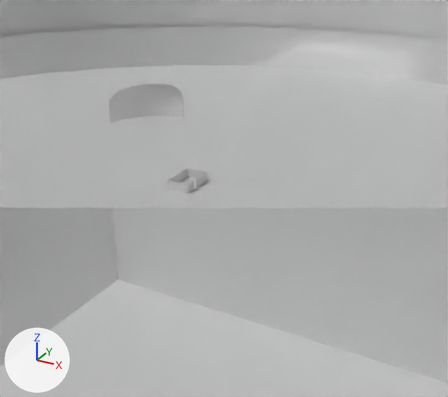
Two versions of the Blender file src/Model/environment/environment.blend, one commit apart.
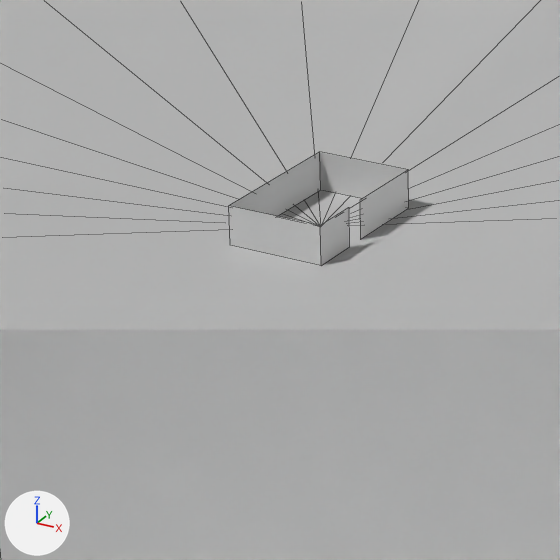
There are two pictures of each version: one from a 50 mm camera at (132.3, -208.3, 101.5) aimed at (13.0, 8.6, -7.0), one close up on the part from 26% to 54% of the width and 34% to 65% of the height. The axes (+X, +Y, +Z) are drawn at lower left. The lights are the same throughout. The close-ups show mesh edges as thin lines. Everything nearer to the camera than a plane just in front of the edit is cut away.

In view in the first close-up: 'fog_floor', 'guardian', 'skybox_texture'.
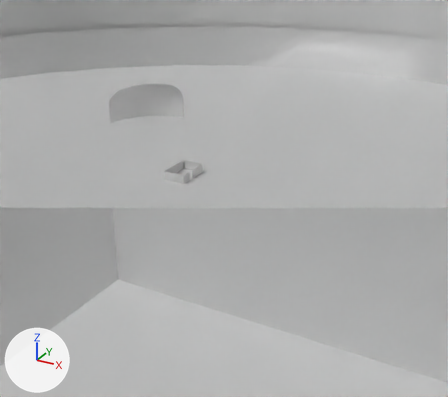
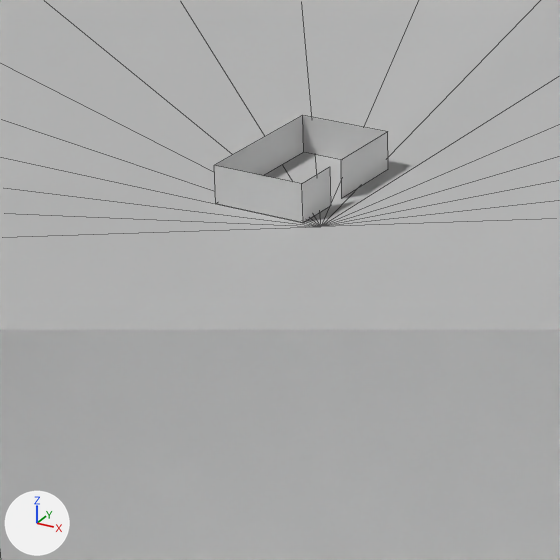
Where the newer file only moved an object's origin or applied its transform, the numbers keep the older frame.

Boxes [x1, y1, x2, y2] around the edits, measured in the close-ups (560 x 560 px):
'guardian', mesh moved
    before: [229, 152, 409, 265]
    after: [214, 115, 388, 223]

Diff of the bpy script that builds the scene:
```diff
--- a/src/Model/environment/environment.blend.py
+++ b/src/Model/environment/environment.blend.py
@@ me_mesh @@
 me_mesh.from_pydata(...)  # 12 vertices, 5 faces; spans x -8.0..8.0, y -5.0..5.0, z 0.0..4.0
 # used by ob_guardian; location = (0.0, 0.0, 0.0); rotation_euler = (0.0, 0.0, 1.571), in degrees (0, 0, 90)
+# me_mesh part 1: the whole mesh is moved by (8.0, 7.0, 0.0)
 me_mesh.materials.append(mat_guardian)
```
